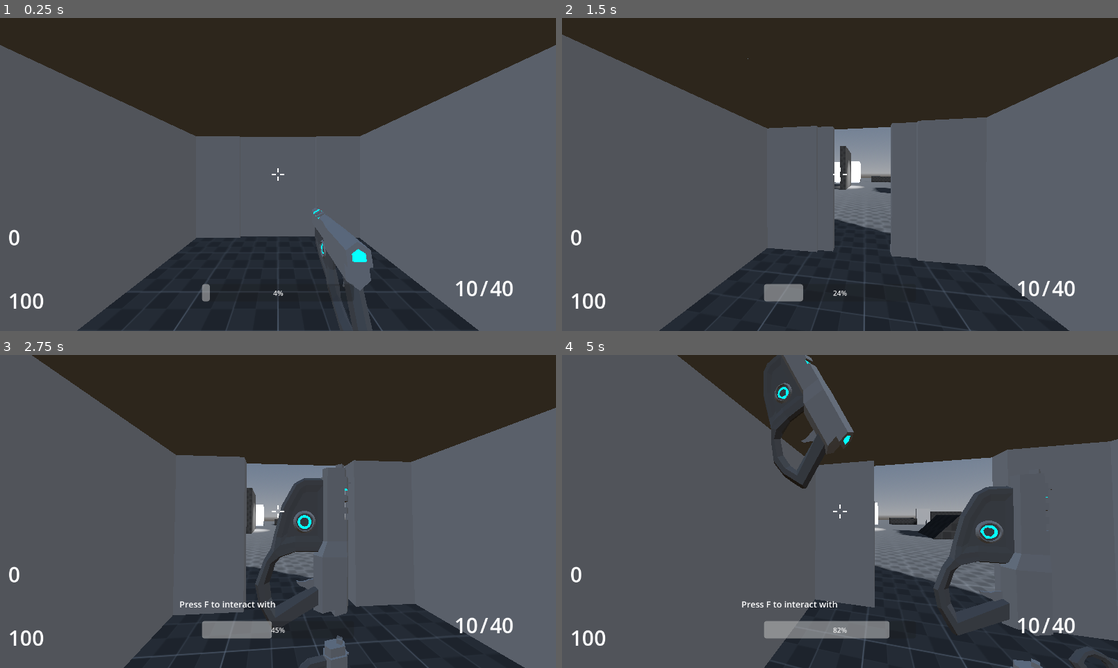
Above: before the commit, frames 1-4 (two rows, left to right).
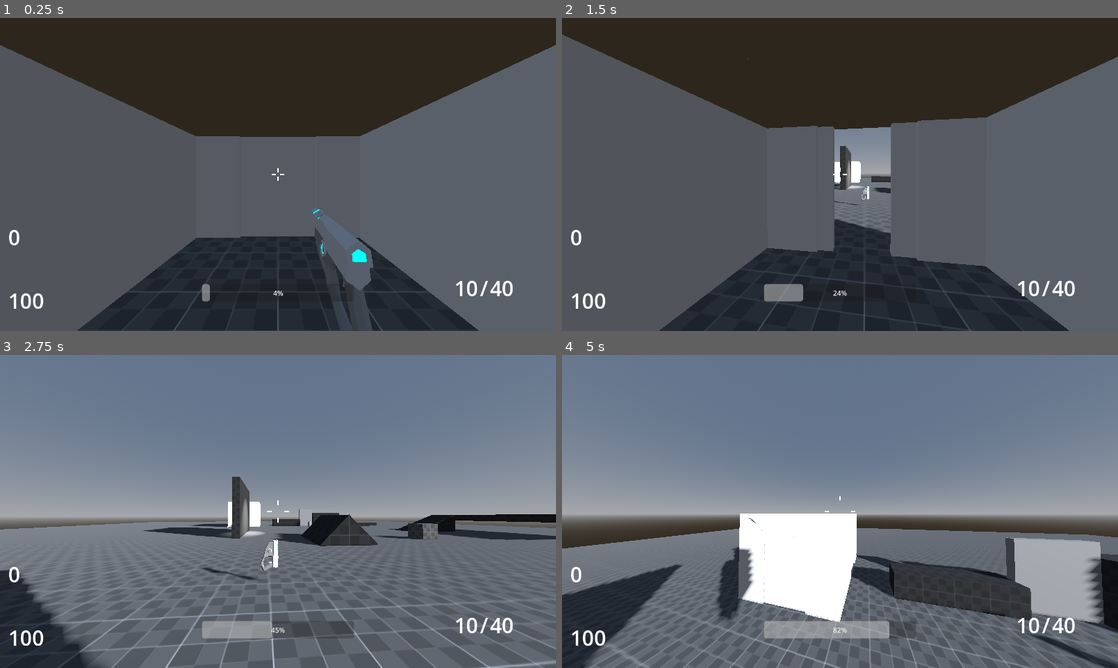
Above: after the commit, the same moments.

Repository: DiscoDragon69/2025s2-fps-Meltedvulture
Game: Godot game, scene res://Levels/dev_level.tscn
Two runs of this game, one before a commit and one after it. Both use one fixed random seed, a clock stepped at 60 frames per second and the inputs below.
Inputs (mouse positions are in pixels of both pictures, inside the frame that each line leads up to):
- Up to frame 1 (0.25 s): no input
- Up to frame 2 (1.5 s): move the mouse to (867, 174) at 0.52 s; hold W (forward) from 0.53 s (still down); tap Q (dropWeapon) at 0.6 s; tap Space (jump) at 0.77 s; move the mouse to (812, 174) at 1.27 s; tap Ctrl (crouch) at 1.35 s
- Up to frame 3 (2.75 s): keep holding W (forward); tap Space (jump) at 1.52 s; tap Q (dropWeapon) at 1.55, 2.1 s; tap F (interact) at 2 s; move the mouse to (289, 505) at 2.02 s
- Up to frame 4 (5 s): keep holding W (forward); tap F (interact) at 2.75, 2.85, 3.5, 4.25 s; move the mouse to (834, 517) at 2.77 s; tap Space (jump) at 3.02, 3.77, 4.52 s; tap Q (dropWeapon) at 3.05, 3.8, 4.55 s; move the mouse to (878, 514) at 3.52 s; press the mouse at (878, 514) at 3.53 s; tap R (reload) at 4.15 s; move the mouse to (795, 508) at 4.27 s; release the mouse at (795, 508) at 4.28 s; tap Shift (sprint) at 4.35 s

The runs differ from the first frame. In frame 2, less than 0.1% of the frame differs, in the area x 49-56%, y 53-60%; in frame 3, 79%; in frame 4, 85%, in the area x 0-100%, y 0-100%.
Error before the commit: Invalid type in GDScript utility function "load()". Cannot convert argument 1 from Nil to String. (res://Scripts/weapon)

Commit message:
Bug Fixes for weapon system

Diff:
--- a/Levels/dev_level.tscn
+++ b/Levels/dev_level.tscn
@@ -7,6 +7,7 @@
 [ext_resource type="PackedScene" uid="uid://b7iw6i56ry0x1" path="res://Scenes/Level Change Elevator.tscn" id="7_jq1s3"]
 [ext_resource type="PackedScene" uid="uid://cp6ha8p1oeydp" path="res://Scenes/Button and Door.tscn" id="7_xa0fl"]
 [ext_resource type="PackedScene" uid="uid://ddd2srvucv877" path="res://Levels/level_one.tscn" id="8_2pry7"]
+[ext_resource type="PackedScene" uid="uid://bahq27dp3ky0r" path="res://Scenes/Weapon Drop.tscn" id="8_bo3re"]
 
 [sub_resource type="ProceduralSkyMaterial" id="ProceduralSkyMaterial_ru0gi"]
 
@@ -219,4 +220,9 @@
 transform = Transform3D(-1, 3.82137e-15, 8.74228e-08, -3.82137e-15, 1, -8.74228e-08, -8.74228e-08, -8.74228e-08, -1, -6, 1.4, -11)
 levelToChange = ExtResource("8_2pry7")
 
+[node name="WeaponDrop" parent="." instance=ExtResource("8_bo3re")]
+transform = Transform3D(1, 0, 0, 0, 1, 0, 0, 0, 1, -3, 1, 10)
+objectName = "Blaster"
+weaponPath = "res://Weapons/Blaster.tres"
+
 [editable path="ButtonAndDoor"]
--- a/Scripts/weapon Drop.gd
+++ b/Scripts/weapon Drop.gd
@@ -7,7 +7,7 @@
 @onready var weaponShadow : MeshInstance3D = %WeaponShadow
 
 @export var objectName : String = ""
-var weaponPath
+@export_file("*.tres") var weaponPath
 
 func update():
 	pass
--- a/Weapons/WeaponManager.gd
+++ b/Weapons/WeaponManager.gd
@@ -49,7 +49,6 @@
 
 # Called when the node enters the scene tree for the first time.
 func _ready() -> void:
-	print(weaponType)
 	Global.reserveLabel = %Reserve
 	Global.clipLabel = %Clip
 	Global.pointsLabel = %Points
@@ -91,8 +90,6 @@
 			var weapon = load(WeaponPath)
 			weaponGlobal.currentWeaponPath = WeaponPath
 			weaponGlobal.weaponAmmoInventory.append([weapon.clip, weapon.reserve])
-
-
 		else:
 			if weaponType != load("res://Weapons/Empty Weapon.tres"):
 				dropWeapon()
@@ -125,10 +122,8 @@
 	if weaponType == null:
 		return
 
-
-	if !Engine.is_editor_hint() and weaponGlobal.weaponInventory[weaponGlobal.currentWeaponIndex] != null:
+	if weaponGlobal.weaponInventory[weaponGlobal.currentWeaponIndex] != null:
 		weaponType = load(weaponGlobal.weaponInventory[weaponGlobal.currentWeaponIndex])
-		weaponGlobal.weaponBulletScene = load(weaponType.bulletScene)
 	else:
 		weaponType = load("res://Weapons/Empty Weapon.tres")
 
@@ -139,6 +134,7 @@
 	weaponShadow.mesh = weaponType.mesh
 
 	weaponGlobal.weaponBulletPhysics = weaponType.bulletPhysics
+	weaponGlobal.weaponBulletScene = load(weaponType.bulletScene)
 
 	position = weaponType.position
 	rotation_degrees = weaponType.rotation
@@ -353,14 +349,15 @@
 	Instance.queue_free()
 
 func dropWeapon():
-	var dropInstance = weaponDrop.instantiate()
-	dropInstance.global_transform = bulletSpawnPoint.global_transform
-	get_tree().get_root().add_child(dropInstance)
-	dropInstance.setWeapon(weaponGlobal.weaponInventory[weaponGlobal.currentWeaponIndex])
-	dropInstance.setModel(weaponGlobal.weaponInventory[weaponGlobal.currentWeaponIndex])
-	dropInstance.changeVel((bulletSpawnPoint.transform.basis.z.normalized() + Global.player.velocity) * 1.25)
-	weaponGlobal.weaponInventory[weaponGlobal.currentWeaponIndex] = null
-	loadWeapon()
+	if weaponType != load("res://Weapons/Empty Weapon.tres"):
+		var dropInstance = weaponDrop.instantiate()
+		dropInstance.global_transform = bulletSpawnPoint.global_transform
+		get_tree().get_root().add_child(dropInstance)
+		dropInstance.setWeapon(weaponGlobal.weaponInventory[weaponGlobal.currentWeaponIndex])
+		dropInstance.setModel(weaponGlobal.weaponInventory[weaponGlobal.currentWeaponIndex])
+		dropInstance.changeVel((bulletSpawnPoint.transform.basis.z.normalized() + Global.player.velocity) * 1.25)
+		weaponGlobal.weaponInventory[weaponGlobal.currentWeaponIndex] = null
+		loadWeapon()
 
 #func _physics_process(delta) -> void:
 
Not shown: 1 places in Levels/dev_level.tscn that only renumber resources
